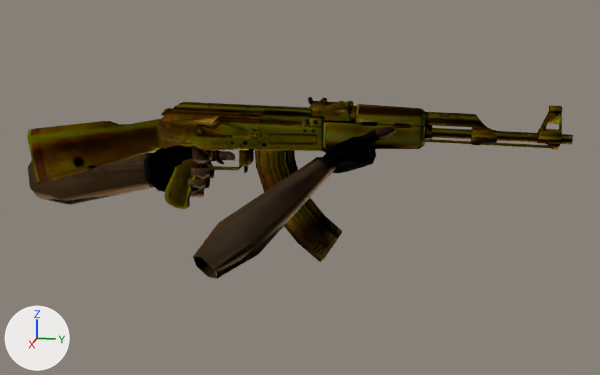
Two versions of the OBJ model test/assets/ak/v_ak47.obj, one commit apart.
Camera for both pictures: a camera (50 mm lens) standing at (37.9, 22.9, 3.8) and looking at (-4.6, 14.4, -6.8). Lighting does not change. The marker at lower left points along +X, +Y and +Z. The picture after the commit comes second. Where no turn or scale is listed for an object, it has been applied to the vertices.

Objects in the first picture: 'v_ak47'.
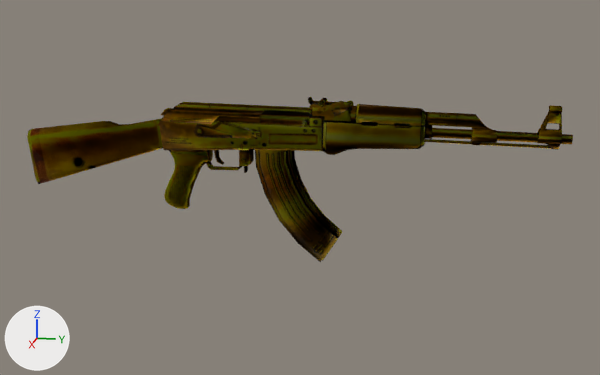
What changed in the scene script:
```text
Change me_v_ak47:
    used by ob_v_ak47; location = (0.0, 0.0, 0.0)
    remove me_v_ak47.from_pydata(...)  # 1344 vertices, 2402 faces; spans x -9.4..1.0, y -3.4..28.4, z -11.7..-2.2
    remove me_v_ak47.materials.append(mat_tex0)  # picture img_view_glove_png
    remove me_v_ak47.materials.append(mat_tex1)  # picture img_view_skin_png
    remove me_v_ak47.materials.append(mat_tex2)  # picture img_view_finger_png
    add me_v_ak47.from_pydata(...)  # 1038 vertices, 1806 faces; spans x -7.4..-5.4, y -2.3..28.4, z -11.7..-2.2
    me_v_ak47 part 1: the loose piece of 153 vertices spanning x -8.4..1.0, y 9.7..19.3, z -10.7..-3.2 is deleted
    me_v_ak47 part 2
    153 vertices are removed from x -9.4..-5.6, y -3.4..10.3, z -9.4..-5.0
    304 faces are deleted
    1 vertex moves within x -6.6, y 8.7, z -6.4
    6 new faces join them, mat_tex5 (picture img_qs_ak3_png)
```

Changed parts and their boxes [x1, y1, x2, y2] in the pictures (600 x 375 px):
'v_ak47', reshaped (9% shorter)
    before: [27, 97, 573, 279]
    after: [27, 97, 573, 262]
part 1 of me_v_ak47, deleted (brown)
    before: [193, 127, 396, 279]
part 2 of me_v_ak47, cut back
    before: [28, 145, 236, 205]
    after: [206, 163, 211, 169]
